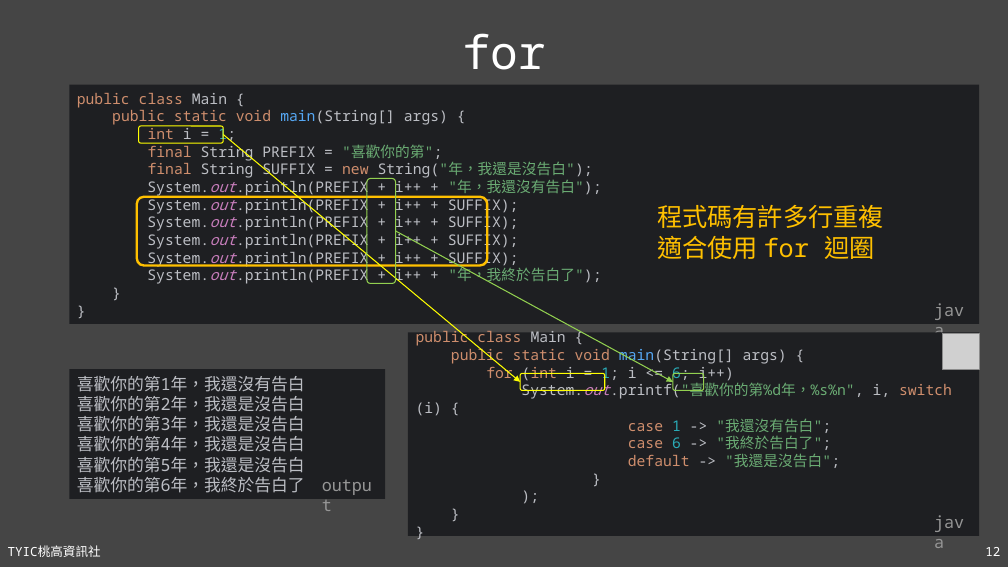
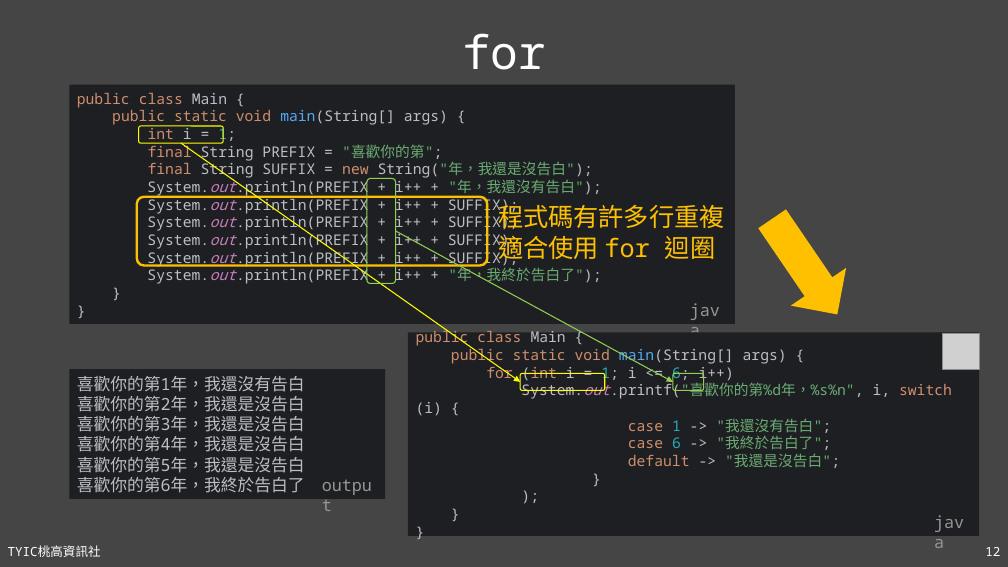
Before and after one commit to TYSHIC/slides, a slide deck: slide 12 of powerpoint/06_流程控制.pptx. Drawn at 1008x567 pixels with LibreOffice and Linux fonts; fonts in the diff are those of the drawing; grey boxes stand for pictures. Boxes give left, top, right and bottom in pixels: in the first picture for what was removed or moved away, otherwise in the second. Text is boxed around its words. In the diff, an @@ line names an element or a change of style, - is before the commit and + after.

```diff
--- a/powerpoint/06_流程控制.pptx
+++ b/powerpoint/06_流程控制.pptx
@@ rectangle "public class Main { public ...": place and size @@
-rectangle "public class Main { public ..." at (70, 85, 979, 324)
+rectangle "public class Main { public ..." at (70, 85, 735, 324)
@@ arrow moved from (223, 135) - (520, 382) to (181, 143) - (520, 382) @@
@@ text "程式碼有許多行重複" rewrapped from (657, 205, 884, 259) to (498, 201, 725, 264) @@
@@ right arrow added at (745, 200, 865, 333), fill #FFC000 @@
@@ text "java": place and size @@
-text "java" at (927, 296, 979, 324)
+text "java" at (683, 296, 735, 324)
```
Also in this commit, not shown: 1 other slide changed, 7 slides added, 9 other files.
